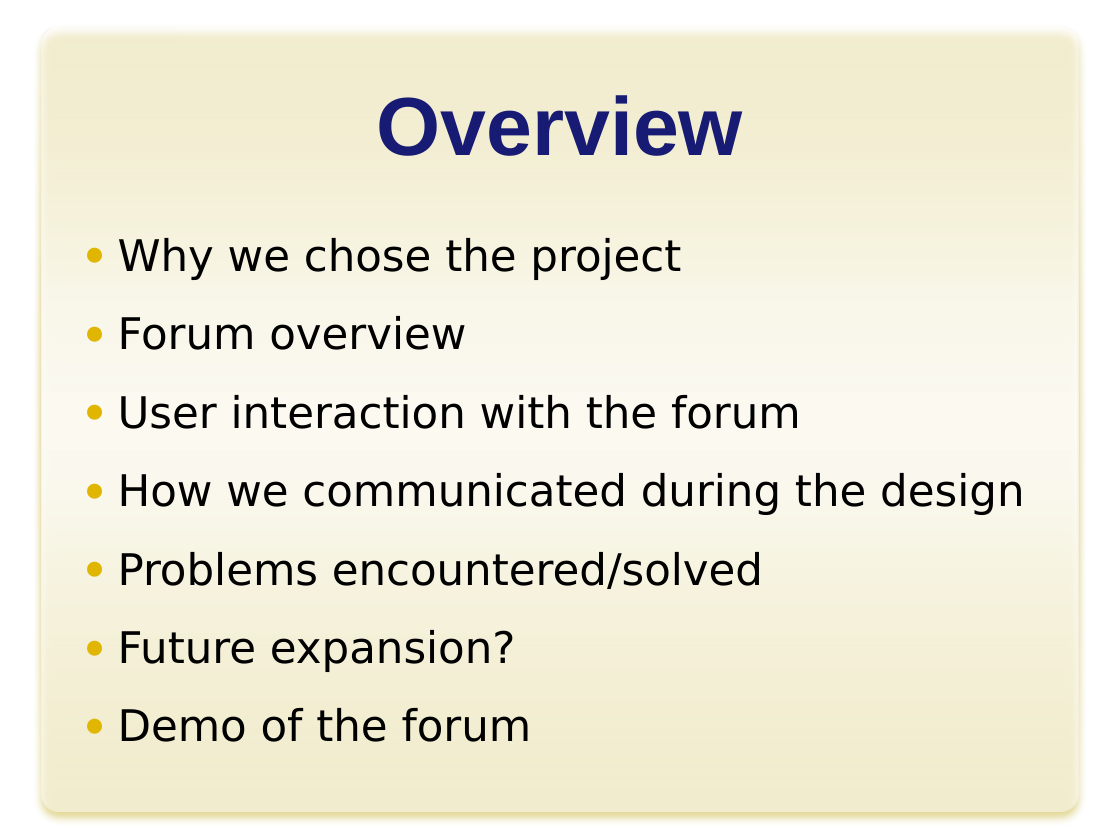
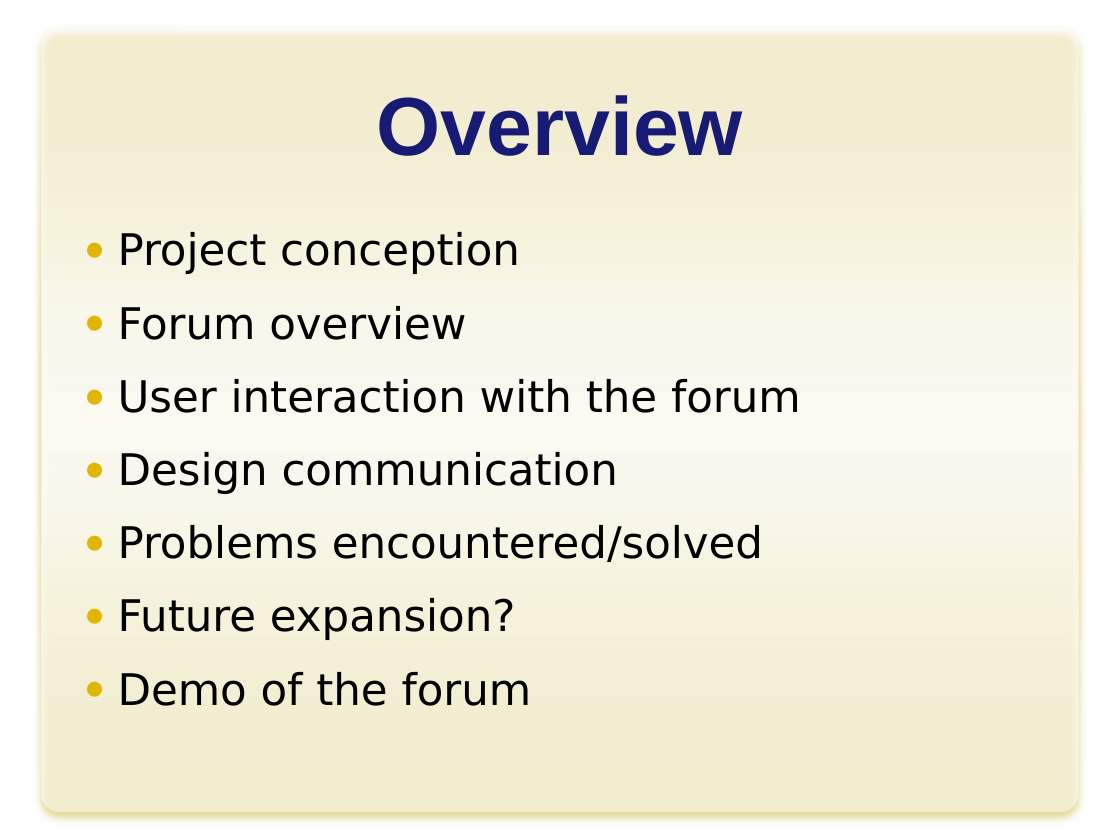
Before and after one commit to yokeholy/jin-jason-forum, a slide deck: slide 2 of J2_Forum.pptx. Drawn at 1120x840 pixels with LibreOffice and Linux fonts; fonts in the diff are those of the drawing; background and template pictures are left out. Boxes give left, top, right and bottom in pixels: in the first picture for what was removed or moved away, otherwise in the second. Text is boxed around its words. In the diff, an @@ line names an element or a change of style, - is before the commit and + after.

```diff
--- a/J2_Forum.pptx
+++ b/J2_Forum.pptx
@@ text at <box>118,232,520,274</box>: text changed @@
-● Why we chose the project
+● Project conception
@@ text at <box>118,306,801,706</box>: line spacing 1.5 to 1.4 @@
@@ text at <box>118,452,618,494</box>: text changed @@
-● How we communicated during the design
+● Design communication
```
Also in this commit, not shown: 1 other slide changed, 2 slides added, 2 other files.
